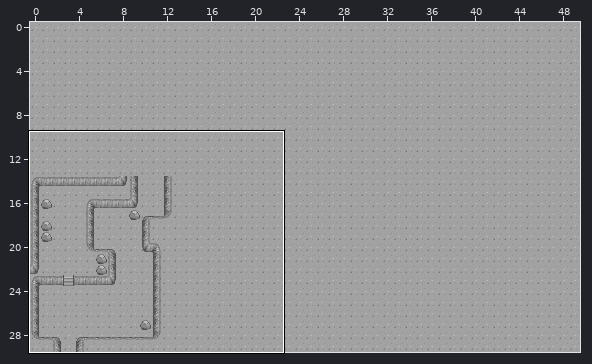
Tiled map -- FriendsWithMonsters/android/assets/tilemaps/16.tmx. The first picture is a wide view before the edit; the outline marks the close-up.
Close-up. First the earlier version:
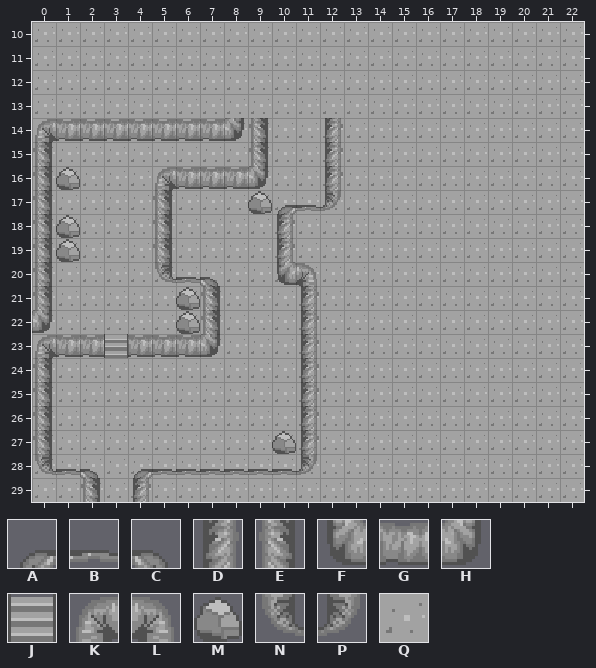
Cells are 16x16 px. Shown: x 0..22, y 10..29.
Key: from "limbusdev_world": A 3328, B 3329, C 3330, D 3392, E 3394, F 3456, G 3457, H 3458, J 3459, K 3464, L 3465, M 3523, N 3528, P 3529, Q 3651.
_ is an empty cell.
Layer "ground1" before, first column x 0:
10 QQQQQQQQQQQQQQQQQ
11 QQQQQQQQQQQQQQQQQ
12 QQQQQQQQQQQQQQQQQ
13 QQQQQQQQQQQQQQQQQ
14 QQQQQQQQQQQQQQQQQ
15 QQQQQQQQQQQQQQQQQ
16 QQQQQQQQQQQQQQQQQ
17 QQQQQQQQQQQQQQQQQ
18 QQQQQQQQQQQQQQQQQ
19 QQQQQQQQQQQQQQQQQ
20 QQQQQQQQQQQQQQQQQ
21 QQQQQQQQQQQQQQQQQ
22 QQQQQQQQQQQQQQQQQ
23 QQQQQQQQQQQQQQQQQ
24 QQQQQQQQQQQQQQQQQ
25 QQQQQQQQQQQQQQQQQ
26 QQQQQQQQQQQQQQQQQ
27 QQQQQQQQQQQQQQQQQ
28 QQQQQQQQQQQQQQQQQ
29 QQQQQQQQQQQQQQQQQ
Layer "walls1" before, first column x 0:
10 _______________________
11 _______________________
12 _______________________
13 _______________________
14 KGGGGGGGHE__D__________
15 E________E__D__________
16 E____KGGGH__D__________
17 E____E______P__________
18 E____E____D____________
19 E____E____D____________
20 E____N____FL___________
21 E______E___D___________
22 H______E___D___________
23 KGGGGGGH___D___________
24 E__________D___________
25 E__________D___________
26 E__________D___________
27 E__________D___________
28 ___________P___________
29 __E_D__________________
Layer "objects1" before, first column x 0:
10 ___________________
11 ___________________
12 ___________________
13 ___________________
14 ___________________
15 ___________________
16 _M_________________
17 _________M_________
18 _M_________________
19 _M_________________
20 ___________________
21 ______M____________
22 ______M____________
23 ___J_______________
24 ___________________
25 ___________________
26 ___________________
27 __________M________
28 ___________________
29 ___________________
Layer "tops1" before, first column x 0:
10 _______________________
11 _______________________
12 _______________________
13 _______________________
14 _______________________
15 _______________________
16 _______________________
17 __________AB___________
18 _______________________
19 _______________________
20 ______BC_______________
21 _______________________
22 _______________________
23 _______________________
24 _______________________
25 _______________________
26 _______________________
27 _______________________
28 NBC_ABBBBBB____________
29 _______________________
And afterwards:
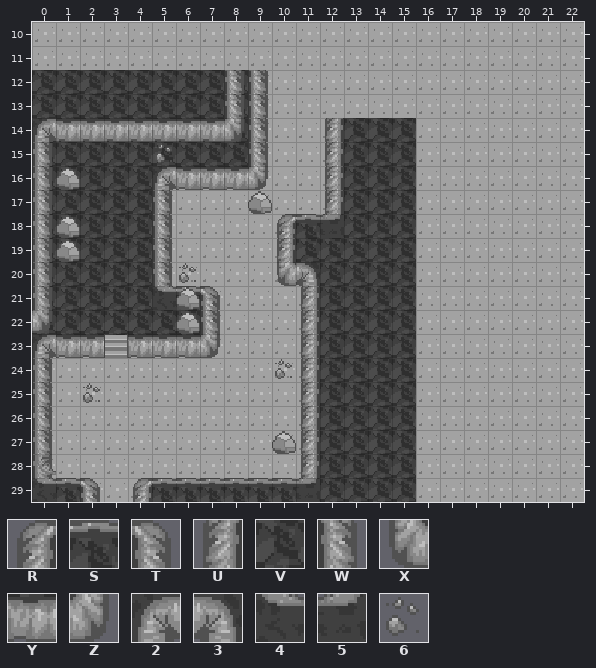
Further tiles: from "limbusdev_world": R 183, S 184, T 185, U 247, V 248, W 249, X 311, Y 312, Z 313, 2 314, 3 315, 4 378, 5 379, 6 3587.
Diff:
Layer "ground1":
Tile Q gives way to one hidden under a higher layer in row 15 at x 8.
Tile Q becomes tile V in rows 12 to 13 at x 8; in row 14 at x 0 to 8; in rows 15 to 22 at x 0.
Layer "walls1":
Tile K becomes tile 2 in row 14 at x 0; in row 16 at x 5; in row 23 at x 0.
Tile L becomes tile 3 in row 20 at x 11.
The author put tile 4 in row 21 at x 5; in row 29 at x 0.
The author put tile 5 in row 18 at x 12; in row 29 at x 11.
Tile D becomes tile R in row 18 at x 10; in row 29 at x 4.
The author put tile S in row 18 at x 11; in row 21 at x 6; in row 29 at x 1 and 5 to 10.
Tile E becomes tile T in row 21 at x 7; in row 29 at x 2.
Tile D becomes tile U in rows 14 to 16 at x 12; in row 19 at x 10; in rows 21 to 27 at x 11.
Tile P becomes tile U in row 17 at x 12; in row 28 at x 11.
Tile G becomes tile V in row 23 at x 3.
The author put tile V in rows 12 to 13 at x 0 to 7; in row 15 at x 1 to 8; in rows 16 to 21 at x 1 to 4; in row 22 at x 1 to 6.
Tile E becomes tile W in row 14 at x 9; in row 15 at x 0 and 9; in row 16 at x 0; in rows 17 to 19 at x 0 and 5; in rows 20 to 21 at x 0; in row 22 at x 7.
Tile E becomes tile W in rows 24 to 27 at x 0.
Tile N becomes tile W in row 20 at x 5.
The author put tile W in rows 12 to 13 at x 8 to 9; in row 28 at x 0.
Tile F becomes tile X in row 20 at x 10.
Tile G becomes tile Y in row 14 at x 1 to 7; in row 16 at x 6 to 8; in row 23 at x 1 to 2 and 4 to 6.
Tile H becomes tile Z in row 14 at x 8; in row 16 at x 9; in row 23 at x 7.
Layer "objects1":
The author put tile 6 in row 15 at x 5; in row 20 at x 6; in row 24 at x 10; in row 25 at x 2.
Layer "tops1":
The author put tile V in rows 14 to 18 at x 13 to 15; in row 19 at x 11 to 15; in rows 20 to 29 at x 12 to 15.
Tile A is gone in row 17 at x 10; in row 28 at x 4.
Tile B is gone in row 17 at x 11; in row 20 at x 6; in row 28 at x 1 and 5 to 10.
Tile C is gone in row 20 at x 7; in row 28 at x 2.
Pixel boxes of the changes (left, top, right, bottom) in both close-ups:
changed: (32, 70, 416, 502)
